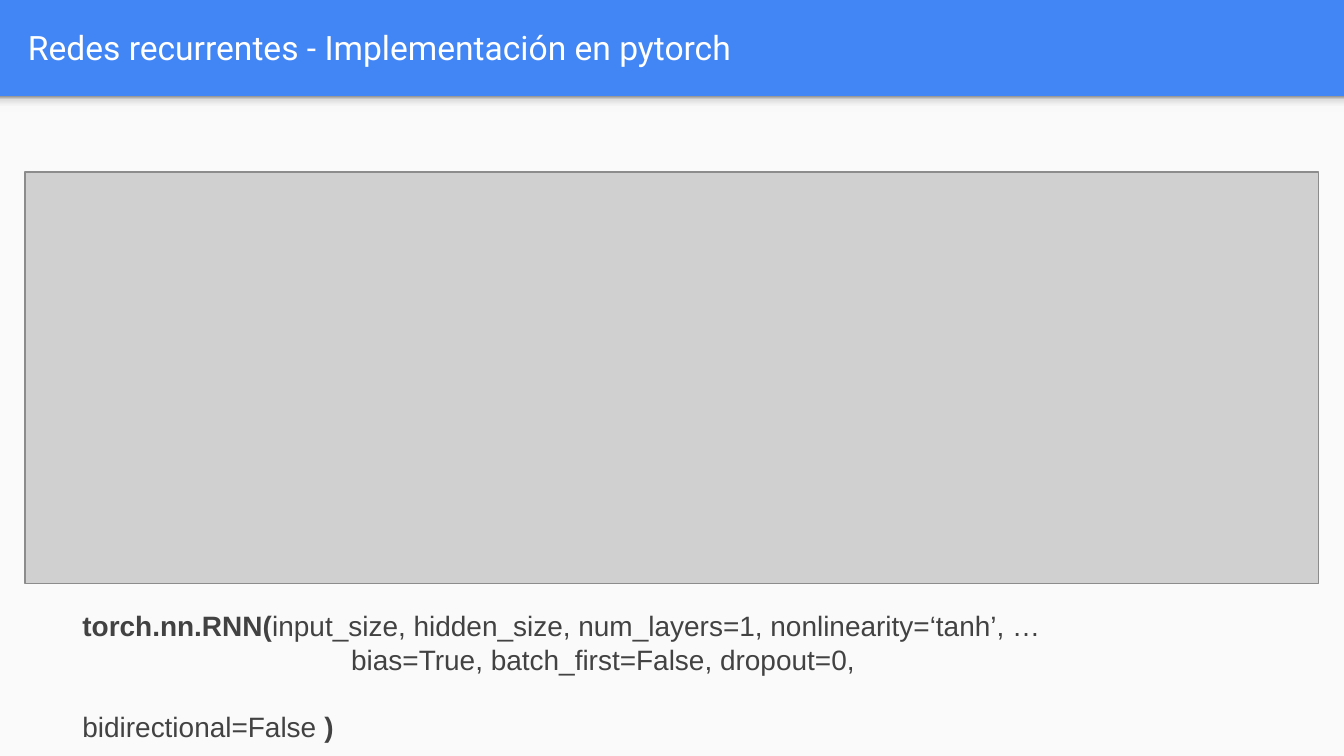
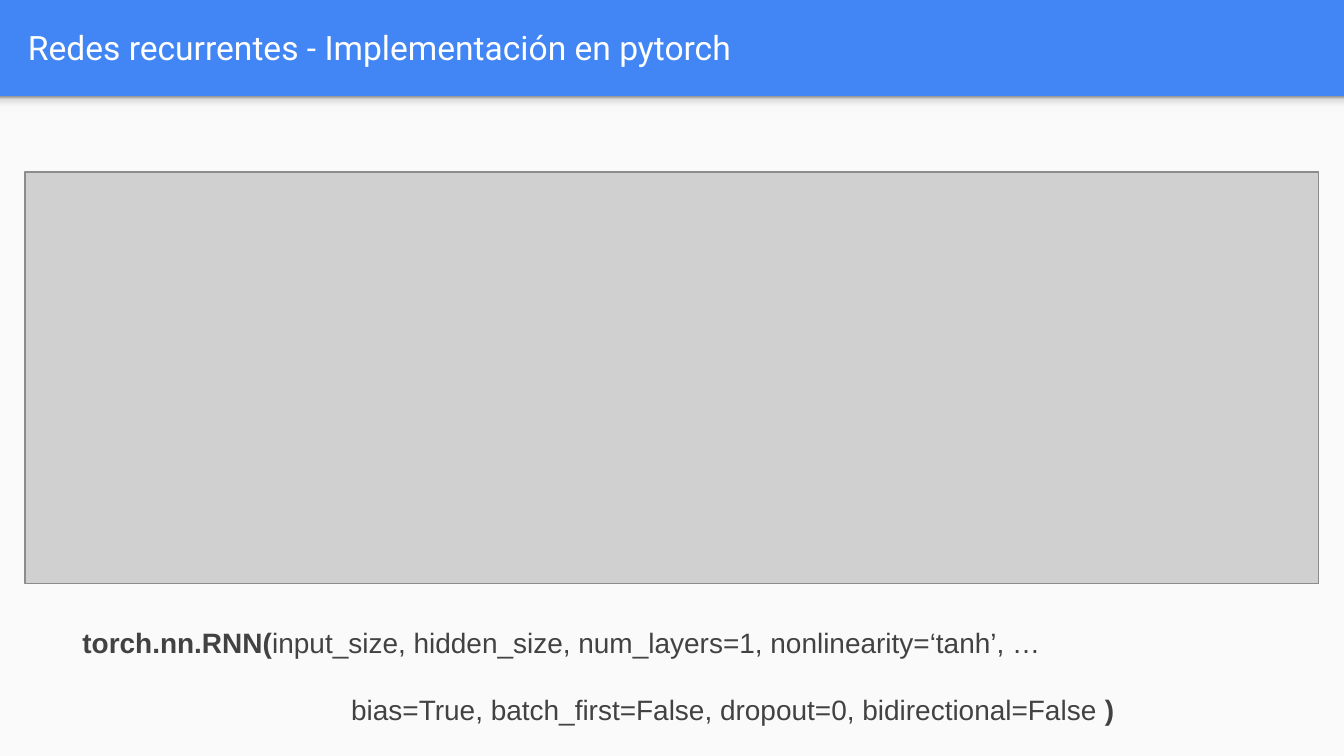
Before and after one commit to FIUBA-Posgrado-Inteligencia-Artificial/aprendizaje_profundo, a slide deck: slide 8 of clase_6/teoria/Clase_6.pptx. Drawn at 1344x756 pixels with LibreOffice and Linux fonts; fonts in the diff are those of the drawing; grey boxes stand for pictures. Boxes give left, top, right and bottom in pixels: in the first picture for what was removed or moved away, otherwise in the second. Text is boxed around its words. In the diff, an @@ line names an element or a change of style, - is before the commit and + after.

```diff
--- a/clase_6/teoria/Clase_6.pptx
+++ b/clase_6/teoria/Clase_6.pptx
@@ text "torch.nn.RNN(input_size, hidden_size, num_layers=1, nonlinea ..." rewrapped from [82, 615, 1004, 738] to [82, 632, 1096, 725] @@
```
Also in this commit, not shown: 2 other slides changed, 1 slide added, 1 other file.
